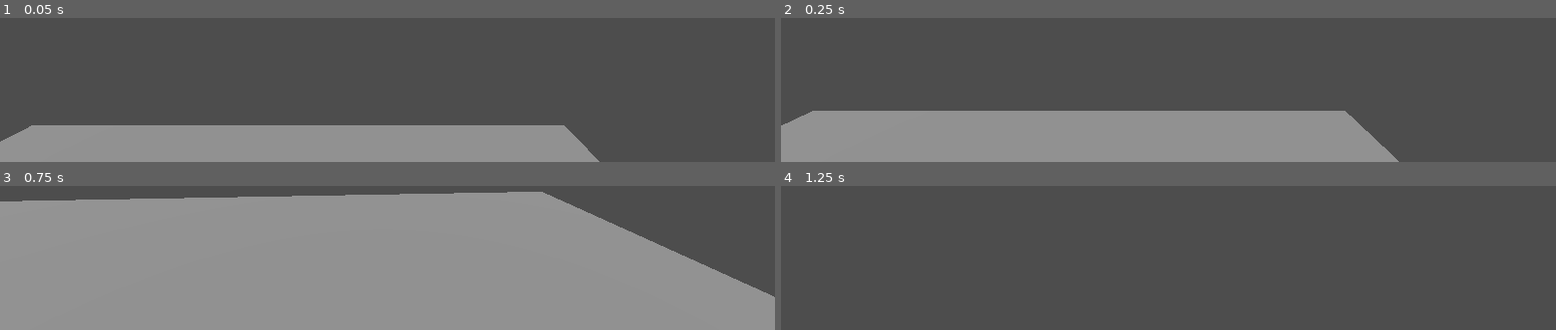
Above: before the commit, frames 1-4 (two rows, left to right).
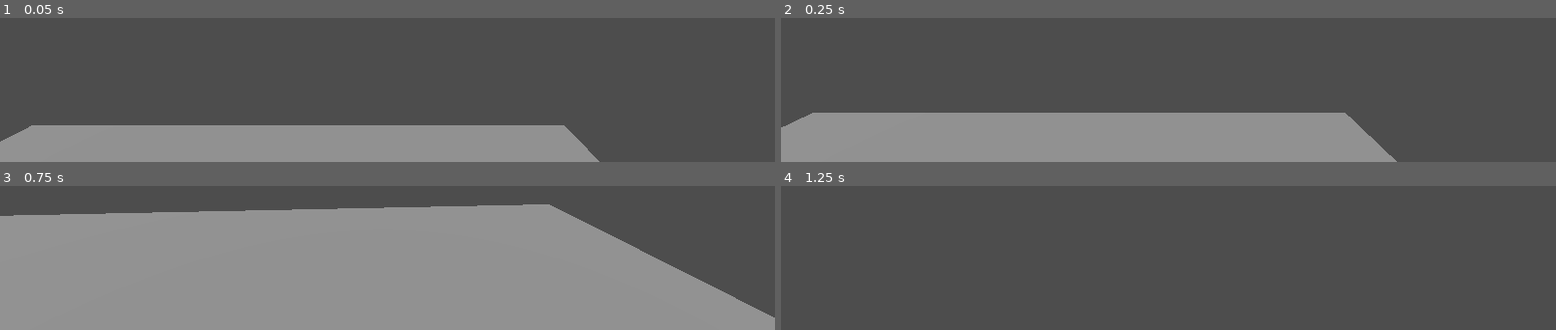
Above: after the commit, the same moments.

Repository: kuritism/scrimmages-during-internship-2
Game: Godot game, scene res://level.tscn
The game is run twice, just before and just after one commit, with the same random seed, the same clock (stepped at 60 frames per second) and the same inputs.
Inputs (mouse positions are in pixels of both pictures, inside the frame that each line leads up to):
- Up to frame 1 (0.05 s): no input
- Up to frame 2 (0.25 s): no input
- Up to frame 3 (0.75 s): move the mouse to (outside the picture) at 0.52 s; hold W (move_forward) from 0.53 s (still down)
- Up to frame 4 (1.25 s): keep holding W (move_forward); tap Space (jump) at 0.77 s

Frame 1 is identical in both runs. In frame 2, 1.1% of the frame differs, in the area x 0-80%, y 64-100%; in frame 3, 9.7%, in the area x 0-100%, y 4-92%; in frame 4, nothing differs.

Commit message:
weird push that didnt happen

Diff:
--- a/player.gd
+++ b/player.gd
@@ -19,7 +19,7 @@
 	if $"Floor Detection".is_colliding() and Input.is_action_just_pressed("jump"):
 		input.y = 20
 
-	apply_central_force(twist_pivot.basis * input * 1200.0 * delta)
+	apply_central_force(twist_pivot.basis * input * 1500.0 * delta)
 
 	var aligned_force = twist_pivot.basis * input
 
--- a/player.tscn
+++ b/player.tscn
@@ -8,6 +8,8 @@
 
 [node name="Player" type="RigidBody3D"]
 lock_rotation = true
+linear_damp_mode = 1
+linear_damp = 2.0
 script = ExtResource("1_ve33o")
 
 [node name="MeshInstance3D" type="MeshInstance3D" parent="."]
